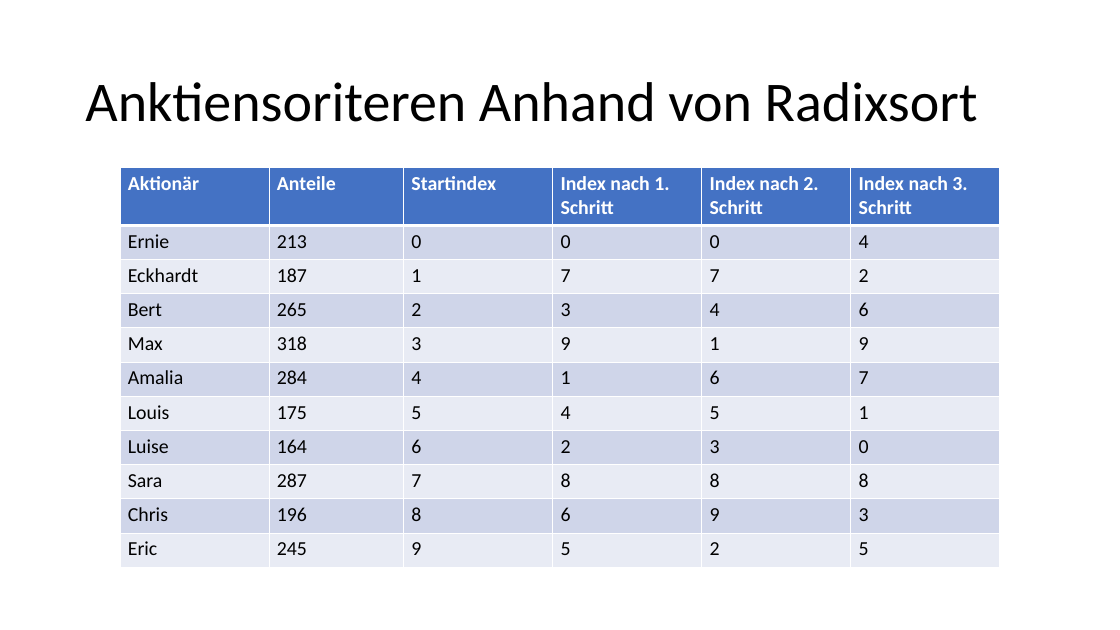
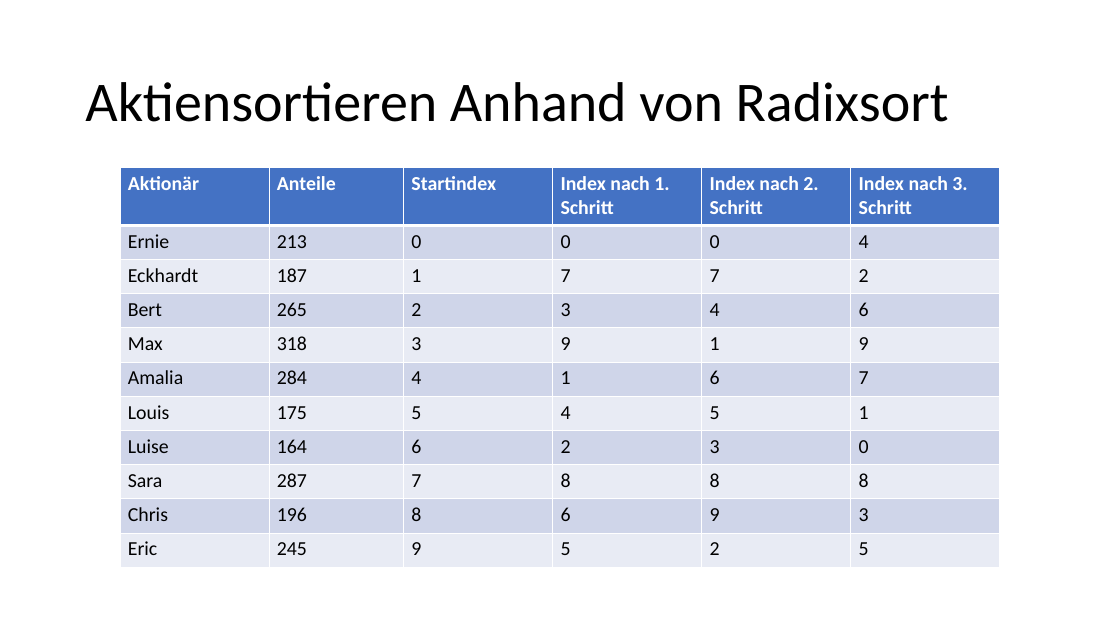
Before and after one commit to Patsch36/Algorithmen-und-Komplexitaet, a slide deck: slide 7 of VL03/Zusatzaufgabe/Sortieren.pptx. Drawn at 1120x630 pixels with LibreOffice and Linux fonts; fonts in the diff are those of the drawing. Boxes give left, top, right and bottom in pixels: in the first picture for what was removed or moved away, otherwise in the second. Text is boxed around its words. In the diff, an @@ line names an element or a change of style, - is before the commit and + after.

Commit message:
REchtschreibfehler korrigiert

```diff
--- a/VL03/Zusatzaufgabe/Sortieren.pptx
+++ b/VL03/Zusatzaufgabe/Sortieren.pptx
@@ title at (85, 82, 949, 122): text changed @@
-Anktiensoriteren Anhand von Radixsort
+Aktiensortieren Anhand von Radixsort
```
